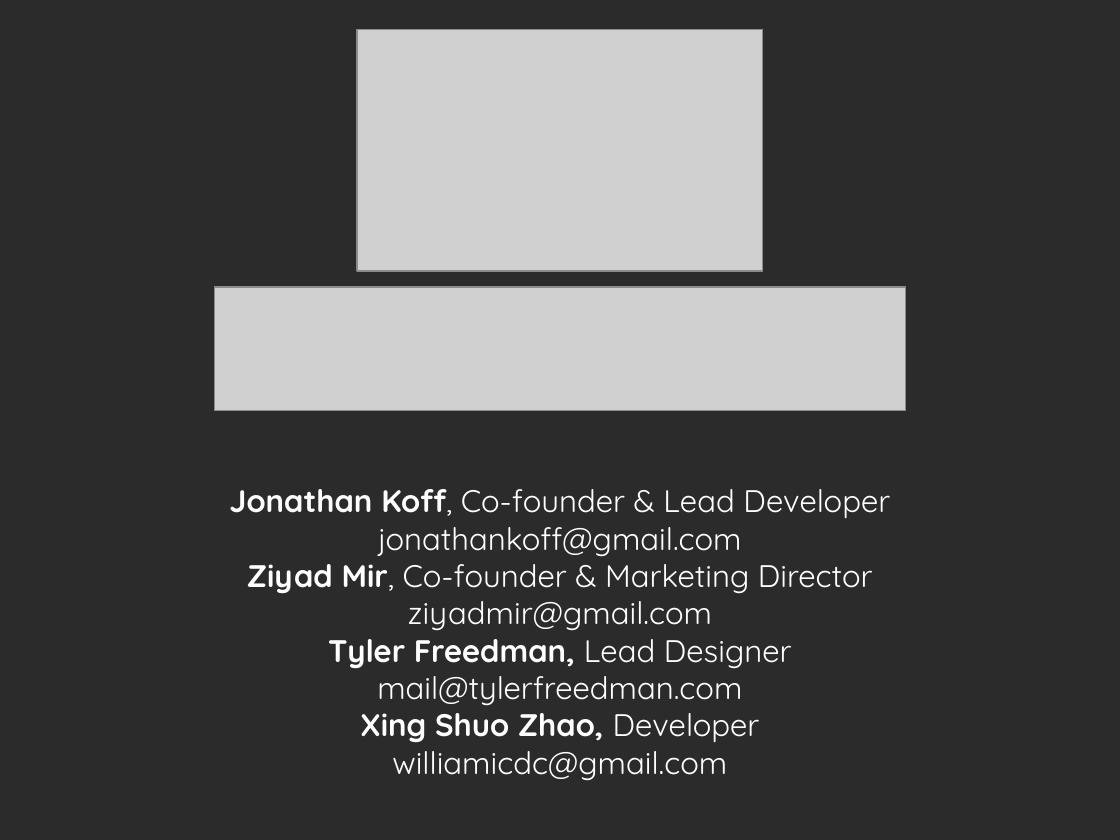
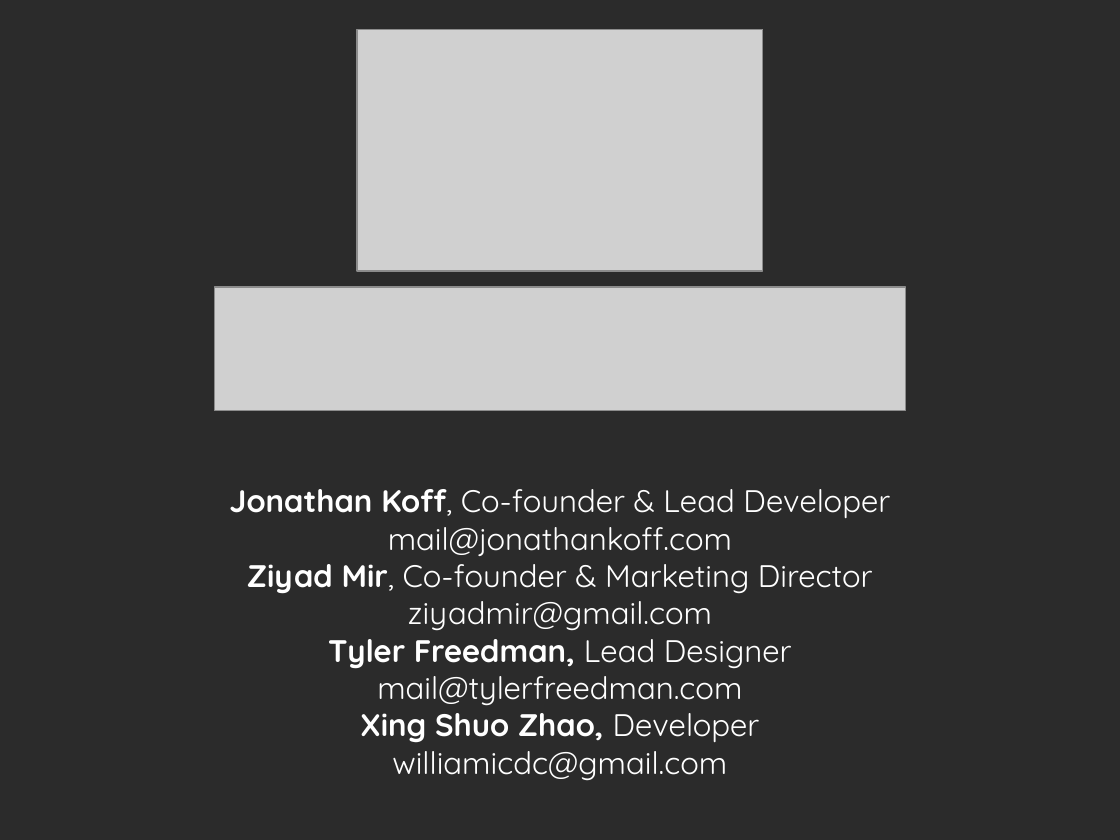
Before and after one commit to ritthai/LMS, a slide deck: slide 8 of ppt.ppt. Drawn at 1120x840 pixels with LibreOffice and Linux fonts; fonts in the diff are those of the drawing; grey boxes stand for pictures; background and template pictures are left out; a plain dark background stands for a picture behind light text. Boxes give left, top, right and bottom in pixels: in the first picture for what was removed or moved away, otherwise in the second. Text is boxed around its words. In the diff, an @@ line names an element or a change of style, - is before the commit and + after.

```diff
--- a/ppt.ppt
+++ b/ppt.ppt
@@ text at (x1=388, y1=527, x2=732, y2=556): text changed @@
-jonathankoff@gmail.com
+mail@jonathankoff.com
```
Also in this commit, not shown: 11 other files.
